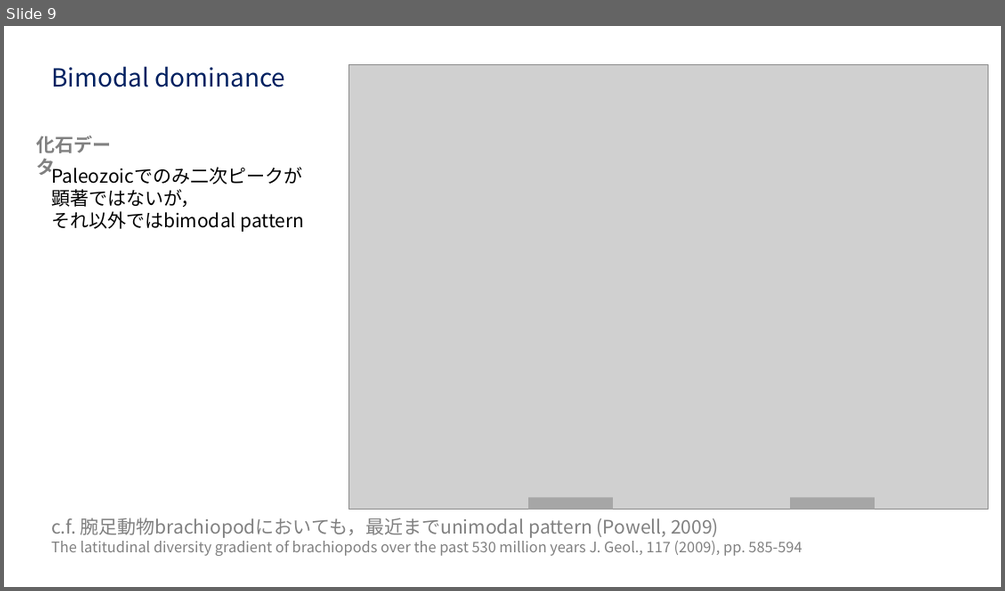
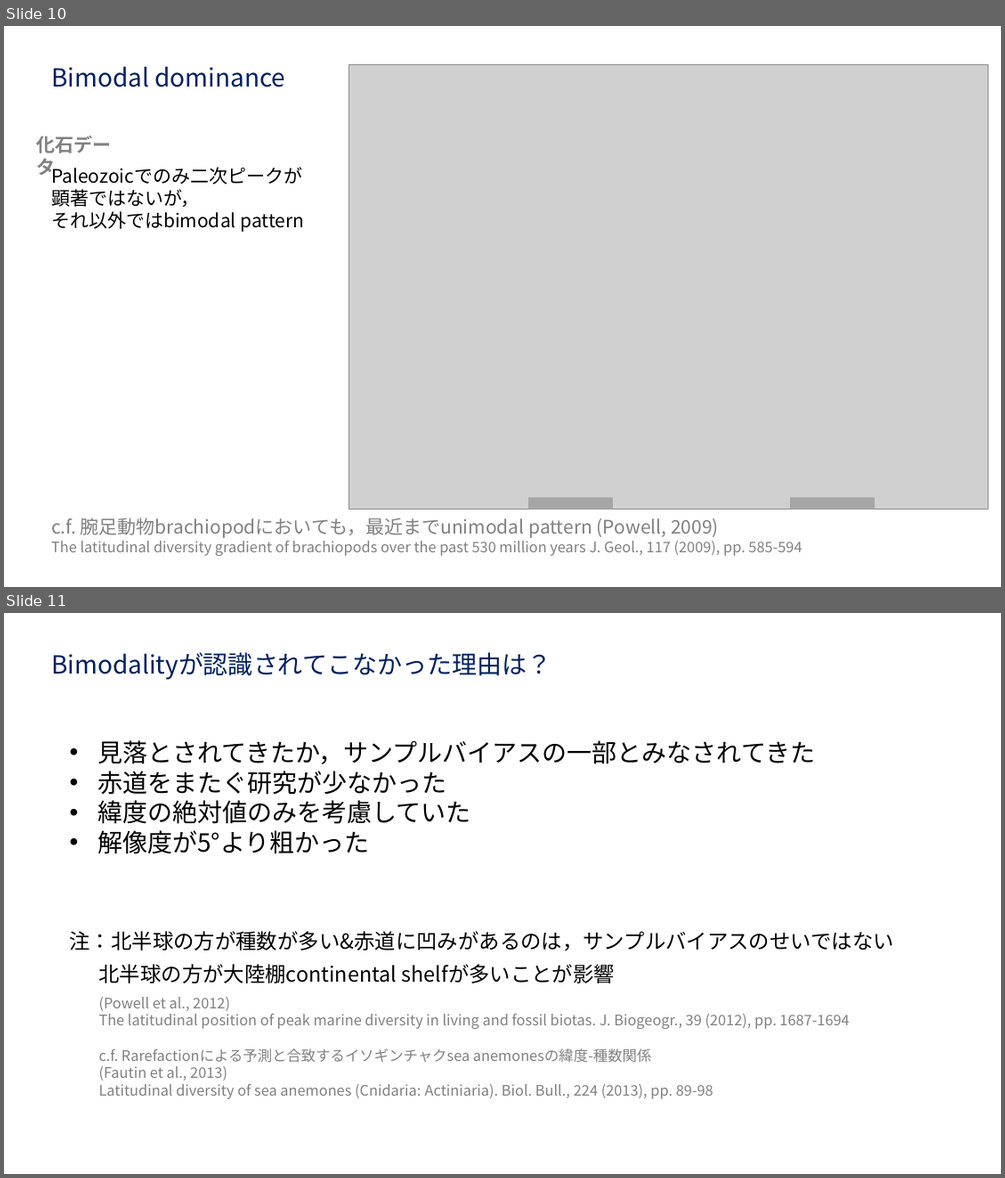
Before and after one commit to anchor200/Ronbun_yomi, a slide deck: data/Images/Chaudhary_etal_2016/Chaudhary_etal_2016.pptx. Shown one above the other, each under a label of ours: slide 9 before the commit, slides 10 and 11 after it. The pictures are 1005x591 and 1005x1178 pixels, drawn with LibreOffice and Linux fonts; fonts in the diff are those of the drawing; grey boxes stand for pictures. Boxes give left, top, right and bottom in pixels: in the first picture for what was removed or moved away, otherwise in the second. Text is boxed around its words. In the diff, an @@ line names an element or a change of style, - is before the commit and + after.

```diff
--- a/data/Images/Chaudhary_etal_2016/Chaudhary_etal_2016.pptx
+++ b/data/Images/Chaudhary_etal_2016/Chaudhary_etal_2016.pptx
@@ slide 11 added at bbox=[4, 613, 1001, 1174], background #FFFFFF @@
@@ text added at bbox=[51, 652, 551, 680], 24 pt, text #002060 @@
+Bimodalityが認識されてこなかった理由は？
@@ text added at bbox=[97, 740, 815, 854], 24 pt, text #000000 @@
+• 見落とされてきたか，サンプルバイアスの一部とみなされてきた
+• 赤道をまたぐ研究が少なかった
+• 緯度の絶対値のみを考慮していた
+• 解像度が5°より粗かった
@@ text added at bbox=[70, 931, 894, 951], 20 pt, text #000000 @@
+注：北半球の方が種数が多い&赤道に凹みがあるのは，サンプルバイアスのせいではない
@@ text added at bbox=[99, 964, 615, 983], 20 pt, text #000000 @@
+北半球の方が大陸棚continental shelfが多いことが影響
@@ text added at bbox=[99, 997, 849, 1099], 14 pt, text #808080 @@
+(Powell et al., 2012)
+The latitudinal position of peak marine diversity in living and fossil biotas. J. Biogeogr., 39 (2012), pp. 1687-1694
+c.f. Rarefactionによる予測と合致するイソギンチャクsea anemonesの緯度-種数関係
+(Fautin et al., 2013)
+Latitudinal diversity of sea anemones (Cnidaria: Actiniaria). Biol. Bull., 224 (2013), pp. 89-98
@@ what was slide 9 is now slide 10 @@
```
Also in this commit, not shown: 4 slides changed, 6 other slides added, 1 slide removed, 28 other files.
